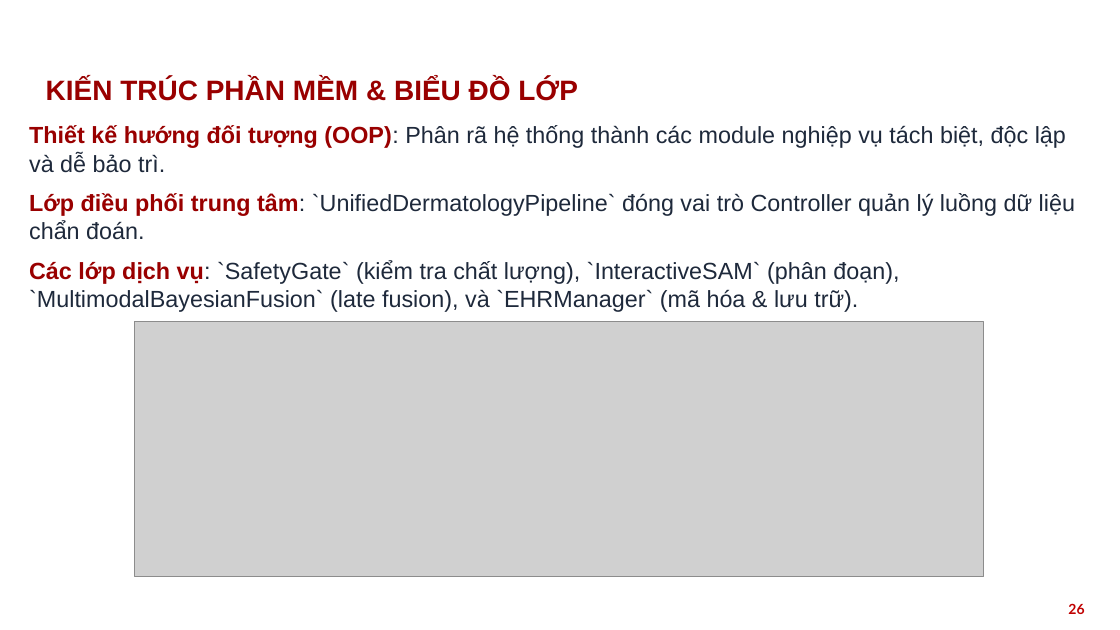
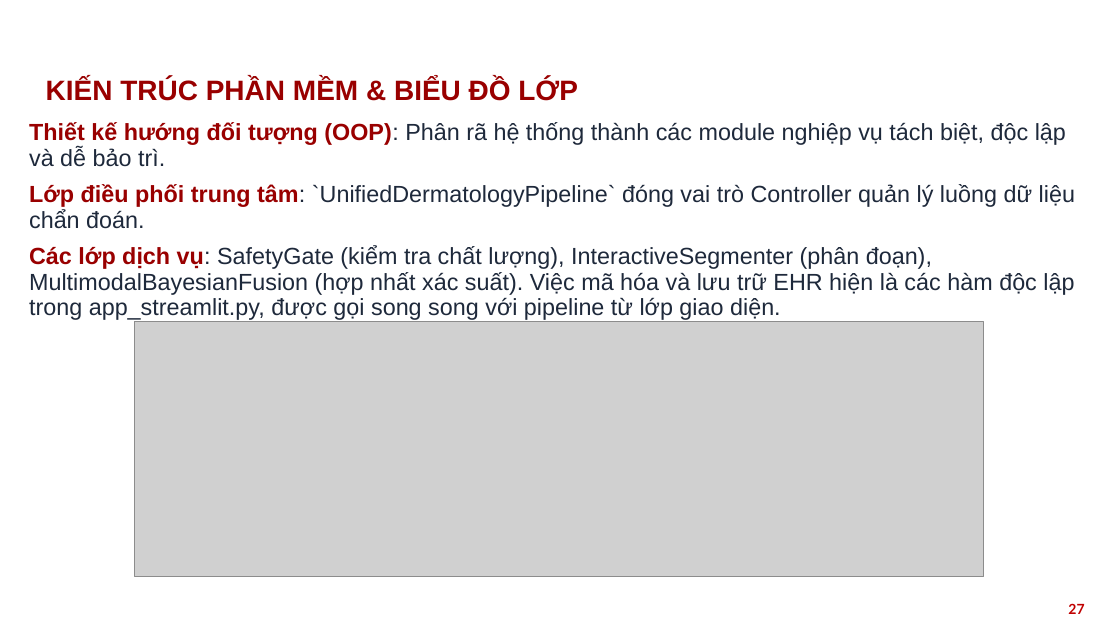
Before and after one commit to nthg0609/doanTN, a slide deck: slide 27 of HUST_PPT_template_2022_RED_16x9_567042.pptx (slide 26 before the commit). Drawn at 1120x630 pixels with LibreOffice and Linux fonts; fonts in the diff are those of the drawing; grey boxes stand for pictures; background and template pictures are left out. Boxes give left, top, right and bottom in pixels: in the first picture for what was removed or moved away, otherwise in the second. Text is boxed around its words. In the diff, an @@ line names an element or a change of style, - is before the commit and + after.

```diff
--- a/HUST_PPT_template_2022_RED_16x9_567042.pptx
+++ b/HUST_PPT_template_2022_RED_16x9_567042.pptx
@@ text at <box>29,122,1075,229</box>: line spacing 1 to 0.9 @@
@@ text at <box>29,246,1074,320</box>: text changed @@
-Các lớp dịch vụ: `SafetyGate` (kiểm tra chất lượng), `InteractiveSAM` (phân đoạn), `MultimodalBayesianFusion` (late fusion), và `EHRManager` (mã hóa & lưu trữ).
+Các lớp dịch vụ: SafetyGate (kiểm tra chất lượng), InteractiveSegmenter (phân đoạn), MultimodalBayesianFusion (hợp nhất xác suất). Việc mã hóa và lưu trữ EHR hiện là các hàm độc lập trong app_streamlit.py, được gọi song song với pipeline từ lớp giao diện.
@@ page number at <box>1068,603,1084,614</box>: text changed @@
-26
+27
```
Also in this commit, not shown: 11 other slides changed, 2 slides added, 5 other files.
